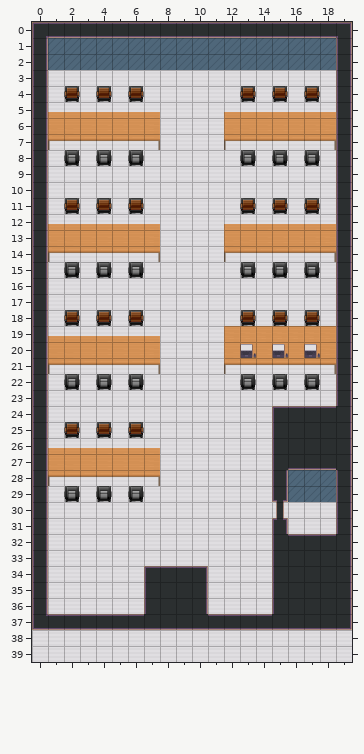
Two states of a Tiled map (JSON), terceiro_andar.tmj. The picture above is the old version.
Cells are 32x32 px. Shown: x 0..19, y 0..39.
The result:
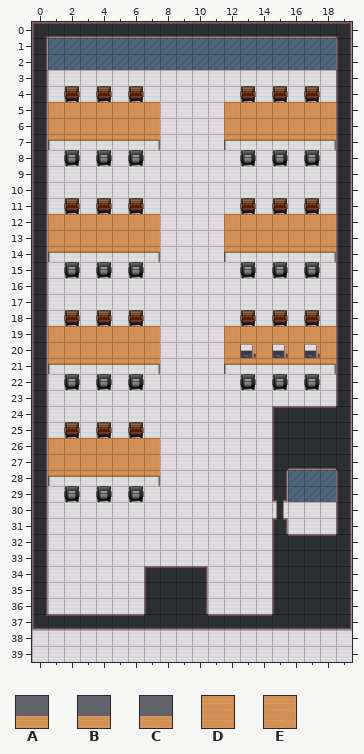
Key: from "Chunk 1": A 6, B 7, C 8, D 10, E 11.
_ is an empty cell.
Tiles replaced or removed in this view: A, B, C.
Change:
Changed rows in their new state; . is an unchanged cell.
Layer "moveis/moveis_2":
first column x 1:
 5 EDDDDDE....EDDDDDE
first column x 1:
12 EDDDDDE....EDDDDDE
first column x 1:
19 EDDDDDE
first column x 1:
26 EDDDDDE
